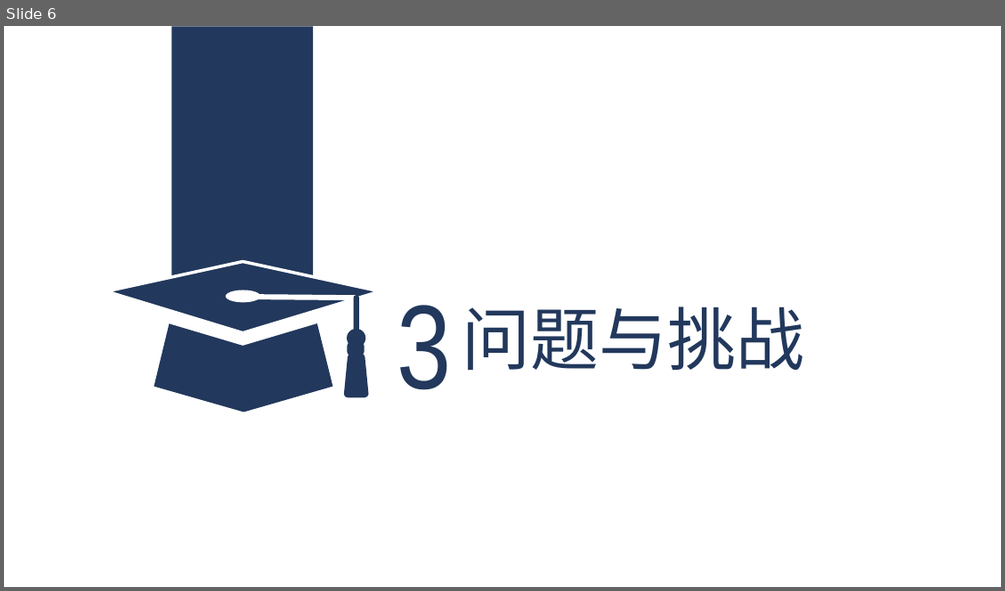
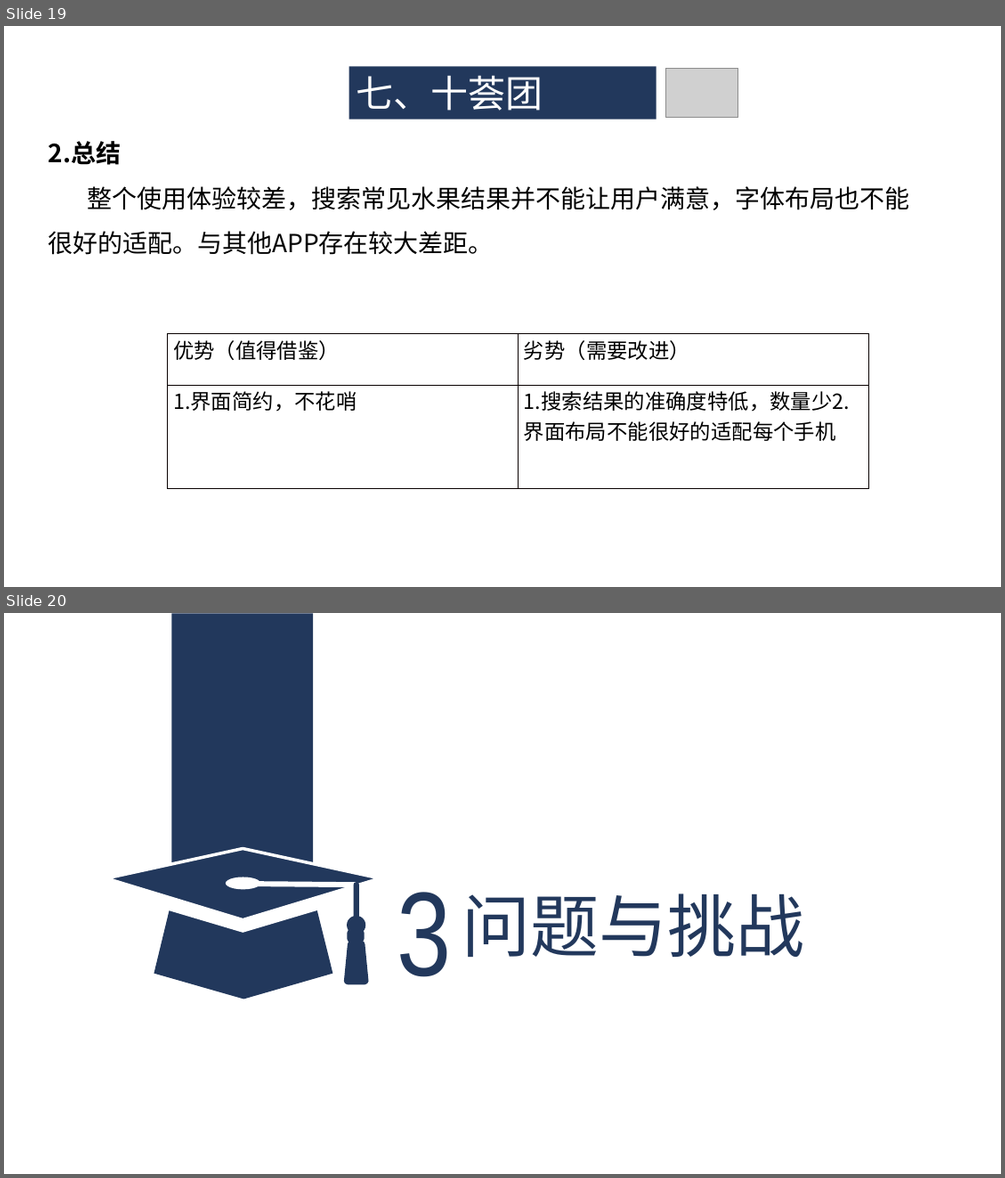
Before and after one commit to ZUCC-SRA2021-G05/Community-GB, a slide deck: 其他/软件项目管理原理与实践/软件项目管理原理与实践-主题确认/G05主题确认.pptx. Shown one above the other, each under a label of ours: slide 6 before the commit, slides 19 and 20 after it. The pictures are 1005x591 and 1005x1178 pixels, drawn with LibreOffice and Linux fonts; fonts in the diff are those of the drawing; grey boxes stand for pictures. Boxes give left, top, right and bottom in pixels: in the first picture for what was removed or moved away, otherwise in the second. Text is boxed around its words. In the diff, an @@ line names an element or a change of style, - is before the commit and + after.

```diff
--- a/其他/软件项目管理原理与实践/软件项目管理原理与实践-主题确认/G05主题确认.pptx
+++ b/其他/软件项目管理原理与实践/软件项目管理原理与实践-主题确认/G05主题确认.pptx
@@ slide 19 added at [4,26,1001,587], background #FFFFFF @@
@@ rectangle added at [348,66,656,119], fill #22385C, 36 pt, text #FFFFFF @@
+七、十荟团
@@ picture added at [666,68,737,118] @@
@@ text added at [48,141,909,255], 24 pt, text #000000 @@
+2.总结
+整个使用体验较差，搜索常见水果结果并不能让用户满意，字体布局也不能很好的适配。与其他APP存在较大差距。
@@ table added at [168,334,869,488], 2 rows, 2 columns @@
+优势（值得借鉴） | 劣势（需要改进）
+1.界面简约，不花哨 | 1.搜索结果的准确度特低，数量少2.界面布局不能很好的适配每个手机
@@ what was slide 6 is now slide 20 @@
```
Also in this commit, not shown: 13 other slides added.
